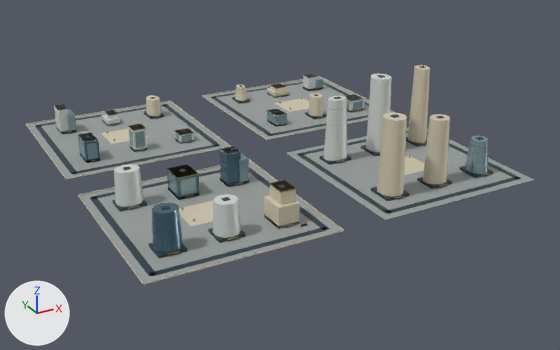
The glTF model web/public/assets/3d/ampliworld/GC-CITY-2030/GC-TILE-05-21.glb, before and after one commit.
Rendered twice from a 50 mm lens placed at (-5666.0, -7303.0, 585.0), pointed at (-4985.0, -6065.0, -34.0). Lighting does not change. The marker at lower left points along +X, +Y and +Z. The older version comes first. Where no turn or scale is listed for an object, it has been applied to the vertices. Vertices at exactly the same position are counted once.

In view in the first picture: 'GC-TILE-05-21-blue', 'GC-TILE-05-21-dark', 'GC-TILE-05-21-glass', 'GC-TILE-05-21-gold', 'GC-TILE-05-21-ivory', 'GC-TILE-05-21-paving', 'GC-TILE-05-21-white'.
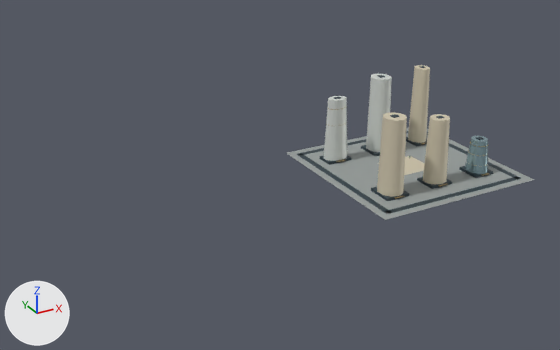
Where the change shows, as pixel boxes (x1, y1, x2, y2) in the pictures (560 x 350 px):
'GC-TILE-05-21-paving', reshaped (51% narrower, 55% shorter)
    before: (27, 77, 534, 283)
    after: (287, 127, 534, 220)
'GC-TILE-05-21-ivory', reshaped (83% narrower, 40% shorter)
    before: (26, 65, 450, 285)
    after: (377, 65, 450, 197)
'GC-TILE-05-21-dark', reshaped (54% narrower, 30% shorter)
    before: (35, 66, 521, 277)
    after: (297, 66, 521, 214)
'GC-TILE-05-21-white', reshaped (80% narrower, 47% shorter)
    before: (54, 74, 392, 238)
    after: (324, 74, 392, 161)
'GC-TILE-05-21-blue', deleted
    before: (78, 133, 241, 253)
'GC-TILE-05-21-glass', reshaped (94% narrower, 68% shorter)
    before: (67, 77, 488, 196)
    after: (465, 136, 488, 174)
'GC-TILE-05-21-gold', reshaped
    before: (66, 83, 489, 258)
    after: (326, 106, 489, 199)
part 1 of me_mesh_0, deleted
    before: (27, 101, 229, 178)
part 2 of me_mesh_0, deleted
    before: (203, 77, 392, 139)
part 3 of me_mesh_0, deleted
    before: (80, 161, 341, 283)
part 4 of me_mesh_1, deleted
    before: (35, 75, 369, 277)
part 5 of me_mesh_2, deleted
    before: (26, 76, 396, 285)
part 6 of me_mesh_6, deleted
    before: (54, 74, 365, 238)
part 7 of me_mesh_5, deleted
    before: (66, 83, 361, 258)
part 8 of me_mesh_7, deleted
    before: (67, 77, 363, 196)

Patch to the scene script:
```diff
--- a/web/public/assets/3d/ampliworld/GC-CITY-2030/GC-TILE-05-21.glb.py
+++ b/web/public/assets/3d/ampliworld/GC-CITY-2030/GC-TILE-05-21.glb.py
@@ me_mesh_0 @@
-me_mesh_0.from_pydata(...)  # 32 vertices, 48 faces; spans x -5379.0..-4621.0, y -6379.0..-5621.0, z 0.0
+me_mesh_0.from_pydata(...)  # 8 vertices, 12 faces; spans x -4959.0..-4621.0, y -6379.0..-6041.0, z 0.0
+# me_mesh_0 part 1: the loose piece of 8 vertices spanning x -5379.0..-5041.0, y -5959.0..-5621.0, z 0.0 is deleted
+# me_mesh_0 part 2: the loose piece of 8 vertices spanning x -4959.0..-4621.0, y -5959.0..-5621.0, z 0.0 is deleted
+# me_mesh_0 part 3: the loose piece of 8 vertices spanning x -5379.0..-5041.0, y -6379.0..-6041.0, z 0.0 is deleted
 me_mesh_0.materials.append(mat_paving)
@@ me_mesh_1 @@
-me_mesh_1.from_pydata(...)  # 520 vertices, 780 faces; spans x -5364.0..-4636.0, y -6364.0..-5636.0, z 0.0..160.0
+me_mesh_1.from_pydata(...)  # 128 vertices, 192 faces; spans x -4944.0..-4636.0, y -6364.0..-6056.0, z 0.0..160.0
+# me_mesh_1 part 4: 49 loose pieces with 392 vertices, spanning x -5364.0..-4636.0, y -6364.0..-5636.0, z 0.0..72.0, are deleted
 me_mesh_1.materials.append(mat_dark)
@@ me_mesh_2 @@
-me_mesh_2.from_pydata(...)  # 316 vertices, 516 faces; spans x -5380.0..-4620.0, y -6380.0..-5620.0, z 0.0..159.0
+me_mesh_2.from_pydata(...)  # 74 vertices, 132 faces; spans x -4912.0..-4673.0, y -6323.0..-6097.0, z 0.0..159.0
+# me_mesh_2 part 5: 25 loose pieces with 242 vertices, spanning x -5380.0..-4620.0, y -6380.0..-5620.0, z 0.0..61.0, are deleted
 me_mesh_2.materials.append(mat_ivory)
@@ me_mesh_5 @@
-me_mesh_5.from_pydata(...)  # 1160 vertices, 1992 faces; spans x -5331.0..-4672.0, y -6380.0..-5677.0, z 0.0..137.0
+me_mesh_5.from_pydata(...)  # 444 vertices, 792 faces; spans x -4913.0..-4672.0, y -6327.0..-6094.0, z 4.0..137.0
+# me_mesh_5 part 7: 58 loose pieces with 716 vertices, spanning x -5331.0..-4682.0, y -6380.0..-5677.0, z 0.0..61.0, are deleted
 me_mesh_5.materials.append(mat_gold)
@@ me_mesh_6 @@
-me_mesh_6.from_pydata(...)  # 192 vertices, 316 faces; spans x -5333.0..-4671.0, y -6320.0..-5677.0, z 0.0..154.0
+me_mesh_6.from_pydata(...)  # 44 vertices, 80 faces; spans x -4914.0..-4769.0, y -6144.0..-6092.0, z 5.0..154.0
+# me_mesh_6 part 6: 15 loose pieces with 148 vertices, spanning x -5333.0..-4671.0, y -6320.0..-5677.0, z 0.0..67.0, are deleted
 me_mesh_6.materials.append(mat_white)
@@ me_mesh_7 @@
-me_mesh_7.from_pydata(...)  # 246 vertices, 376 faces; spans x -5324.0..-4670.0, y -6321.0..-5684.0, z 0.0..67.0
+me_mesh_7.from_pydata(...)  # 22 vertices, 40 faces; spans x -4710.0..-4670.0, y -6321.0..-6275.0, z 5.0..67.0
+# me_mesh_7 part 8: 28 loose pieces with 224 vertices, spanning x -5324.0..-4670.0, y -6143.0..-5684.0, z 0.0..48.0, are deleted
 me_mesh_7.materials.append(mat_glass)
@@ ob_gc_tile_05_21_blue @@
-ob_gc_tile_05_21_blue = bpy.data.objects.new('GC-TILE-05-21-blue', me_mesh_8)
```
